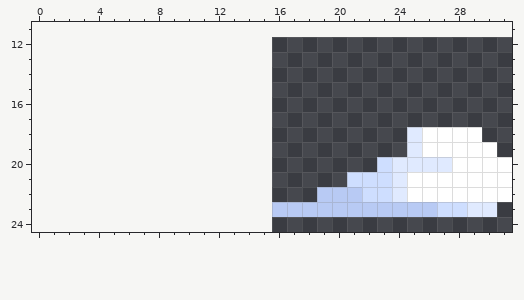
One commit to this pixel-art file: gatito/assets/ase/cloud2.aseprite. Above is the file before it was changed.
16x16 pixels, 1 frame. Shown: x 0..31, y 11..24. The old version is drawn lined up with the new one, on the new canvas.
The result:
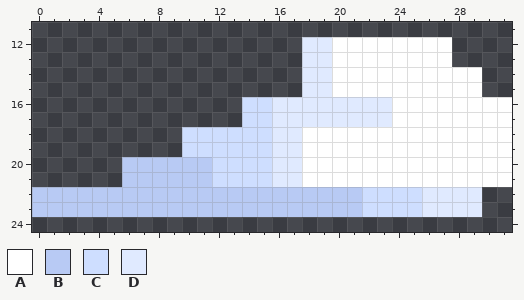
Palette (. is transparent): A #ffffff  B #b8caf4  C #cedeff  D #e0eaff
The exact change:
canvas 16x16 -> 32x32, the old top-left corner now at 16,12
y 12..13: x 18..27 .......... -> DDAAAAAAAA
y 14..15: x 18..29 ............ -> DDAAAAAAAAAA
y 16..17: x 14..31 .................. -> CCDDDDDDDDAAAAAAAA
y 18: x 10..25 ...............D -> CCCCCCDDAAAAAAAA; x 30..31 .. -> AA
y 19: x 10..25 ...............D -> CCCCCCDDAAAAAAAA; x 31 . -> A
y 20: x 6..27 .................CDDDD -> BBBBBBCCCCDDAAAAAAAAAA
y 21: x 6..24 ...............CCCD -> BBBBBBCCCCDDAAAAAAA
y 22: x 0..18 ................... -> BBBBBBBBBBBBBBBBBBB; x 24..31 DAAAAAAA -> CCDDDD..
y 23: x 0..15 ................ -> BBBBBBBBBBBBBBBB; x 22..28 BBBBBCC -> CCCCDDD; x 30 D -> .
Changed places in both pictures, as pixel boxes (x1, y1, x2, y2):
changed: (32, 37, 512, 217)
